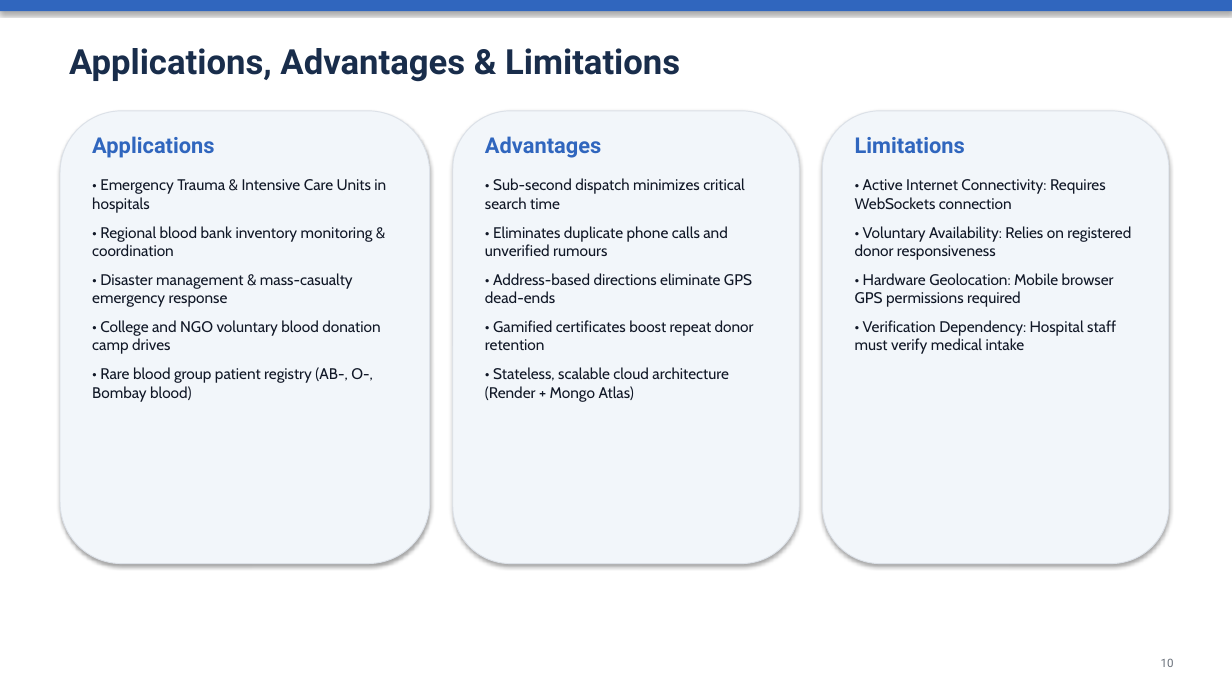
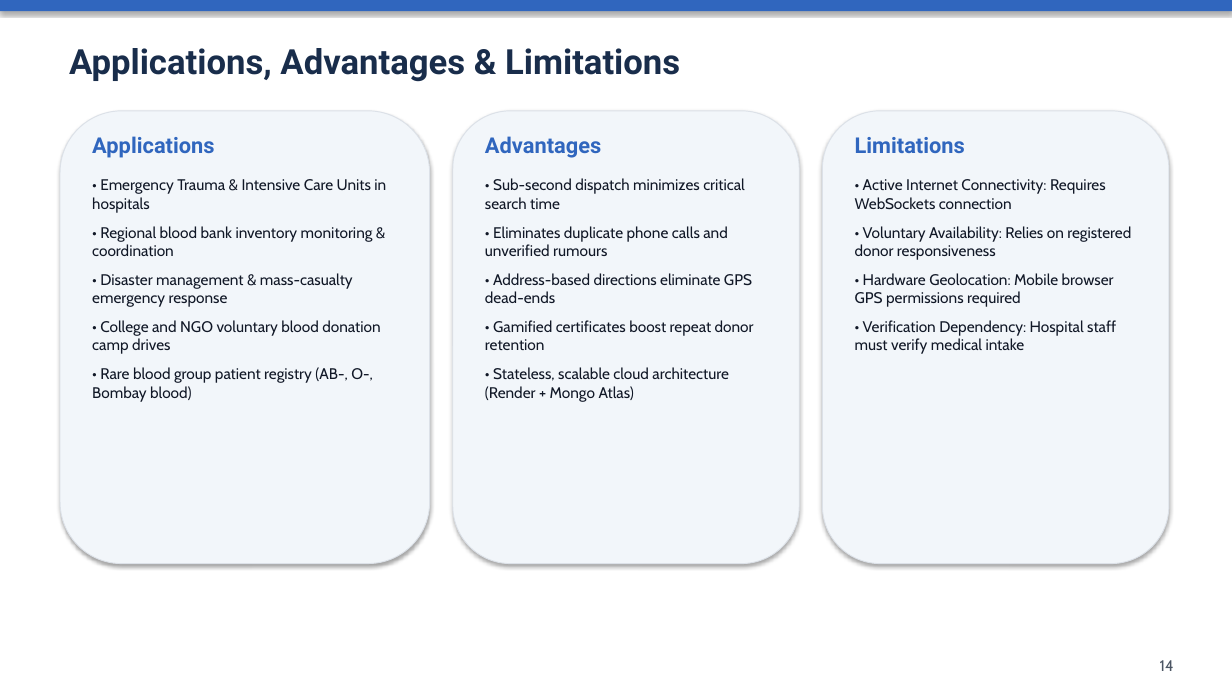
Before and after one commit to rohitmanu-design/BloodNet, a slide deck: slide 14 of docs/BLOODNET_PROJECT_PRESENTATION.pptx (slide 10 before the commit). Drawn at 1232x693 pixels with LibreOffice and Linux fonts; fonts in the diff are those of the drawing. Boxes give left, top, right and bottom in pixels: in the first picture for what was removed or moved away, otherwise in the second. Text is boxed around its words. In the diff, an @@ line names an element or a change of style, - is before the commit and + after.

```diff
--- a/docs/BLOODNET_PROJECT_PRESENTATION.pptx
+++ b/docs/BLOODNET_PROJECT_PRESENTATION.pptx
@@ text at (1160,660,1174,671): text changed; size 9 to 12 pt; font Roboto to Cabin; text colour #69707A to #4B5563 @@
-10
+14
```
Also in this commit, not shown: 10 other slides changed, 4 slides added, 2 slides removed, 11 other files.
